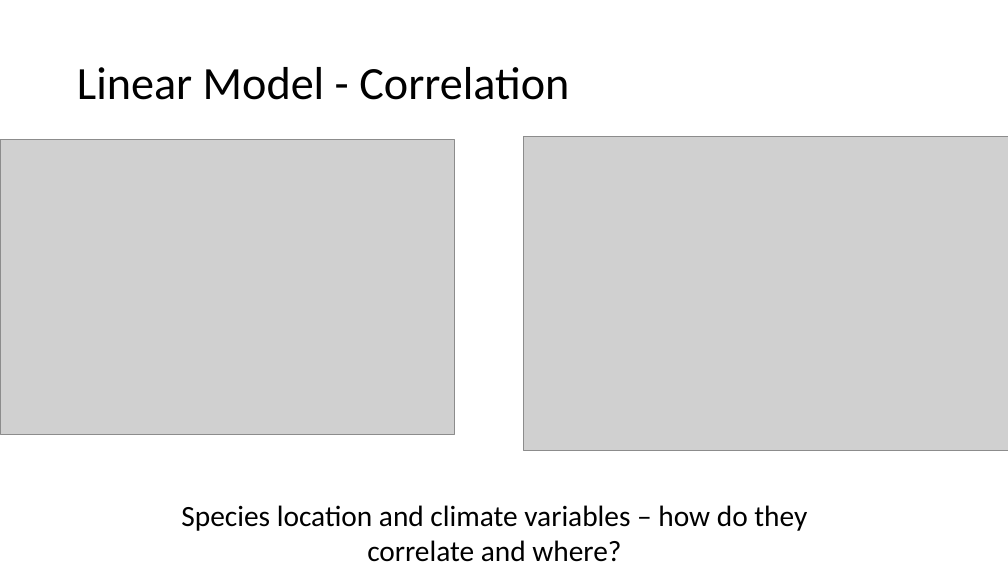
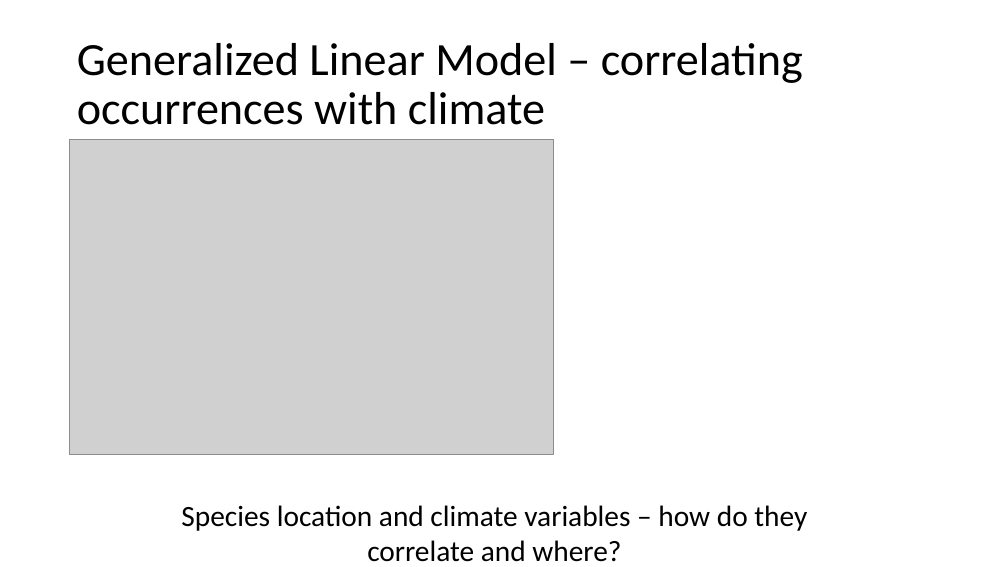
Before and after one commit to paleomammals/biodata_shortcourse, a slide deck: slide 18 of paleomammals_ShortCourse_repaired.pptx. Drawn at 1008x567 pixels with LibreOffice and Linux fonts; fonts in the diff are those of the drawing; grey boxes stand for pictures. Boxes give left, top, right and bottom in pixels: in the first picture for what was removed or moved away, otherwise in the second. Text is boxed around its words. In the diff, an @@ line names an element or a change of style, - is before the commit and + after.

```diff
--- a/paleomammals_ShortCourse_repaired.pptx
+++ b/paleomammals_ShortCourse_repaired.pptx
@@ title at bbox=[77, 43, 803, 125]: text changed @@
-Linear Model - Correlation
+Generalized Linear Model – correlating occurrences with climate
@@ picture removed at bbox=[0, 140, 454, 435] @@
@@ picture: place and size @@
-picture at bbox=[523, 136, 1008, 451]
+picture at bbox=[70, 140, 554, 454]
```
Also in this commit, not shown: 13 other slides changed, 1 slide added, 2 slides removed, 8 other files.
